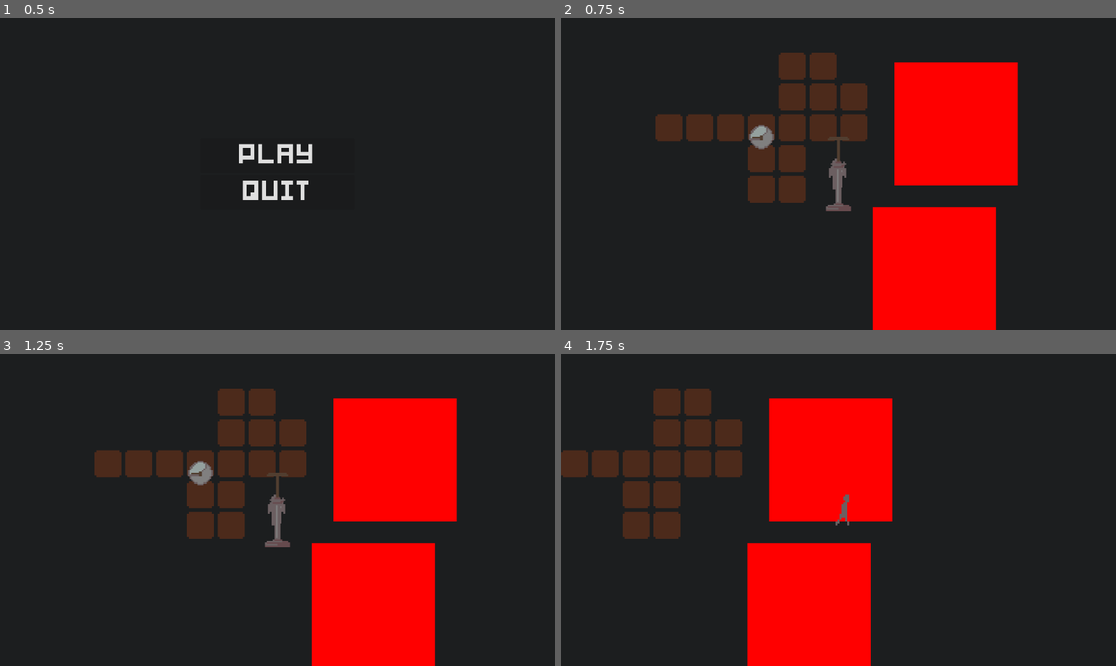
Above: before the commit, frames 1-4 (two rows, left to right).
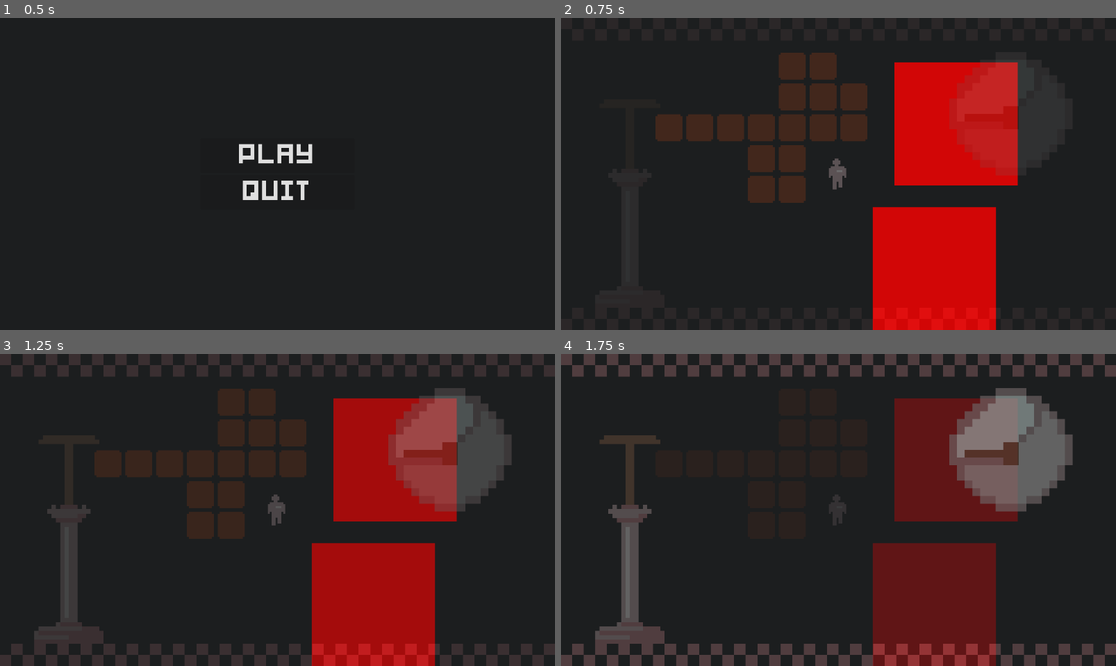
Above: after the commit, the same moments.

Repository: impstudio2024/gwj74
Game: Godot game, scene res://scenes/mainmenu.tscn
Two runs of this game, one before a commit and one after it. Both use one fixed random seed, a clock stepped at 60 frames per second and the inputs below. The engine's default icon, where the game draws it, is replaced by a stand-in: a white triangle on a blue panel in a dark square.
Inputs:
- Up to frame 1 (0.5 s): no input
- Up to frame 2 (0.75 s): click "PLAY" at 0.5 s
- Up to frame 3 (1.25 s): no input
- Up to frame 4 (1.75 s): tap Enter (ui_accept) at 1.25, 1.52 s; hold D (move_right) from 1.28 s (still down); tap E (interact) at 1.35 s

Frame 1 is identical in both runs. In frame 2, 18% of the frame differs, in the area x 33-86%, y 13-100%; in frame 3, 29%; in frame 4, 52%, in the area x 0-100%, y 0-100%.

Commit message:
pumping minigame done

Diff:
--- a/godotwildjam2024_2dtopdownhorror/scenes/minigames/pump_game/pump_game.gd
+++ b/godotwildjam2024_2dtopdownhorror/scenes/minigames/pump_game/pump_game.gd
@@ -4,18 +4,18 @@
 var goal = 20
 var inputable = true
 var pressable = true
+var fading
 func _ready():
 	get_parent().get_parent().get_node("Player").controllable = false
-
+	fade()
 
 func _process(delta):
 	$ProgressSprite.pause()
 	$ProgressSprite.frame = counter/(goal/5)
 	$Label.text = str(counter)
-	if Input.is_action_just_pressed("interact"):
-		get_parent().get_parent().get_node("Player").controllable = true
-		queue_free()
-	if pressable:
+	if Input.is_action_just_pressed("interact") and !fading:
+		fade()
+	if pressable and !fading:
 		if Input.is_action_just_pressed("move_down") and $PumpSprite.frame == 0:
 			$PumpSprite.play("default")
 			counter += 1
@@ -30,3 +30,18 @@
 
 func _on_pump_sprite_animation_finished():
 	pressable = true
+
+func fade():
+	if modulate[3] < 1.0:
+		fading = true
+		while modulate[3] < 1.0:
+			modulate[3] += 0.1
+			await get_tree().create_timer(get_process_delta_time() * 10).timeout
+		fading = false
+	else:
+		fading = true
+		while modulate[3] > 0:
+			modulate[3] -= 0.1
+			await get_tree().create_timer(get_process_delta_time() * 10).timeout
+		get_parent().get_parent().get_node("Player").controllable = true
+		queue_free()
--- a/godotwildjam2024_2dtopdownhorror/scenes/minigames/pump_game/pump_game.tscn
+++ b/godotwildjam2024_2dtopdownhorror/scenes/minigames/pump_game/pump_game.tscn
@@ -1,6 +1,7 @@
-[gd_scene load_steps=14 format=3 uid="uid://dkjyfowrd648c"]
+[gd_scene load_steps=15 format=3 uid="uid://dkjyfowrd648c"]
 
 [ext_resource type="Script" path="res://scenes/minigames/pump_game/pump_game.gd" id="1_c7pgh"]
+[ext_resource type="Texture2D" uid="uid://72sxxfgwiq61" path="res://assets/sprites/minigames/minigame background3.png" id="2_oov70"]
 [ext_resource type="Texture2D" uid="uid://d1dubxoyilsdn" path="res://assets/sprites/minigames/minigames1.png" id="4_v8dsy"]
 
 [sub_resource type="AtlasTexture" id="AtlasTexture_iyihq"]
@@ -83,6 +84,7 @@
 }]
 
 [node name="PumpGame" type="Control"]
+modulate = Color(1, 1, 1, 0)
 texture_filter = 3
 layout_mode = 3
 anchors_preset = 15
@@ -103,11 +105,18 @@
 horizontal_alignment = 1
 vertical_alignment = 1
 
+[node name="MinigameBackground" type="Sprite2D" parent="."]
+scale = Vector2(0.47, 0.47)
+texture = ExtResource("2_oov70")
+
 [node name="ProgressSprite" type="AnimatedSprite2D" parent="."]
-position = Vector2(-50, -24)
+position = Vector2(112, -39)
+scale = Vector2(5, 5)
 sprite_frames = SubResource("SpriteFrames_qaass")
 
 [node name="PumpSprite" type="AnimatedSprite2D" parent="."]
+position = Vector2(-135.357, 19.27)
+scale = Vector2(2.82, 2.82)
 sprite_frames = SubResource("SpriteFrames_h814w")
 
 [connection signal="animation_finished" from="PumpSprite" to="." method="_on_pump_sprite_animation_finished"]
